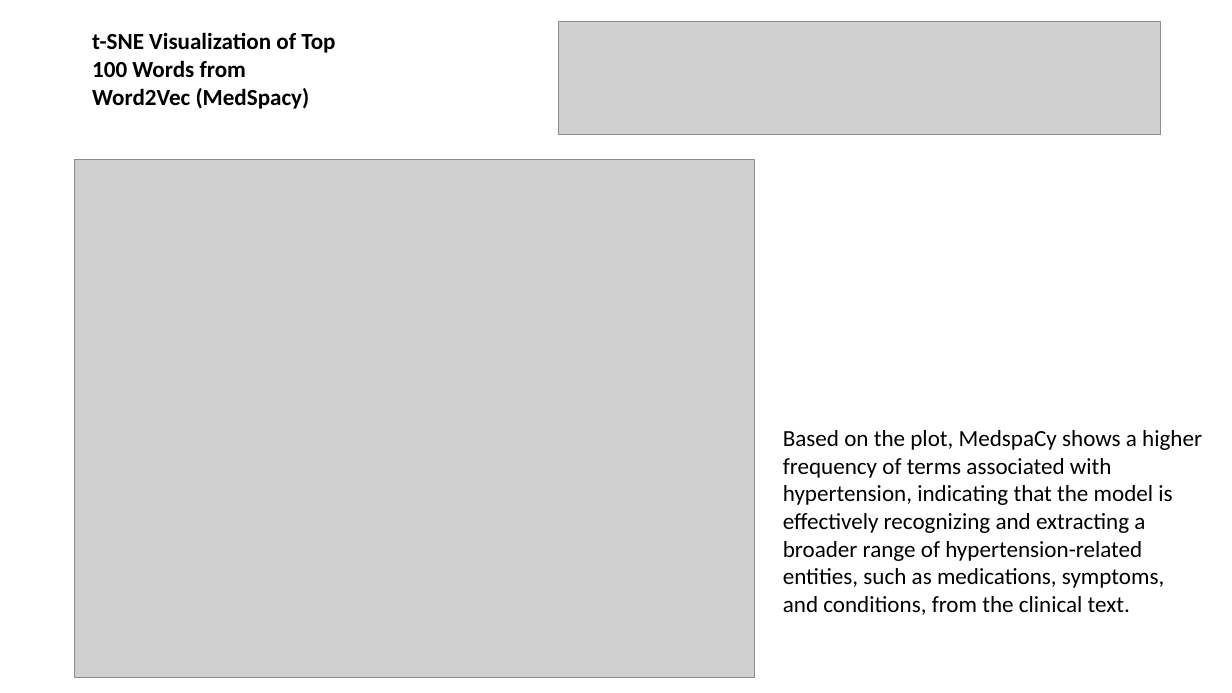
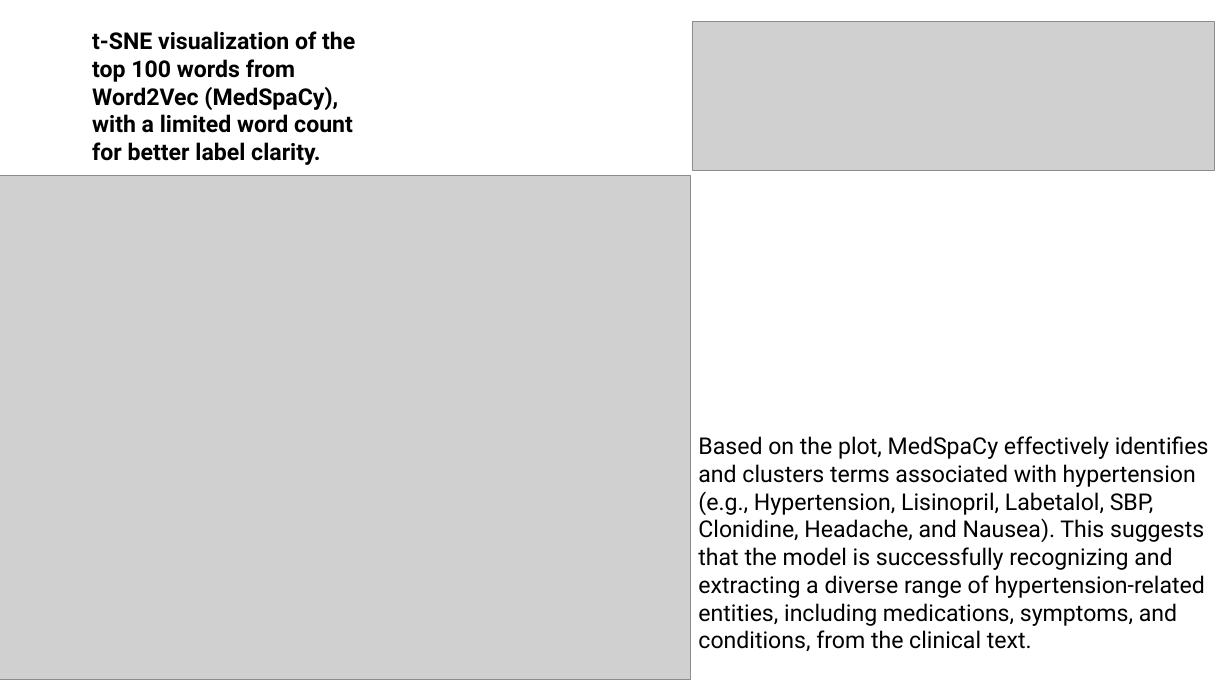
Before and after one commit to AnkitaSavaliya/AIH, a slide deck: slide 25 of MIMIC-III_NLP.pptx (slide 24 before the commit). Drawn at 1232x693 pixels with LibreOffice and Linux fonts; fonts in the diff are those of the drawing; grey boxes stand for pictures. Boxes give left, top, right and bottom in pixels: in the first picture for what was removed or moved away, otherwise in the second. Text is boxed around its words. In the diff, an @@ line names an element or a change of style, - is before the commit and + after.

```diff
--- a/MIMIC-III_NLP.pptx
+++ b/MIMIC-III_NLP.pptx
@@ picture resized from (x1=558, y1=22, x2=1161, y2=135) to (x1=693, y1=21, x2=1214, y2=170) @@
@@ text at (x1=92, y1=31, x2=355, y2=165): text changed; font Calibri to Roboto @@
-t-SNE Visualization of Top 100 Words from Word2Vec (MedSpacy)
+t-SNE visualization of the top 100 words from Word2Vec (MedSpaCy), with a limited word count for better label clarity.
@@ picture resized from (x1=75, y1=159, x2=755, y2=677) to (x1=0, y1=175, x2=690, y2=679) @@
@@ text at (x1=698, y1=436, x2=1209, y2=651): text changed; font Calibri to Roboto @@
-Based on the plot, MedspaCy shows a higher frequency of terms associated with hypertension, indicating that the model is effectively recognizing and extracting a broader range of hypertension-related entities, such as medications, symptoms, and conditions, from the clinical text.
+Based on the plot, MedSpaCy effectively identifies and clusters terms associated with hypertension (e.g., Hypertension, Lisinopril, Labetalol, SBP, Clonidine, Headache, and Nausea). This suggests that the model is successfully recognizing and extracting a diverse range of hypertension-related entities, including medications, symptoms, and conditions, from the clinical text.
```
Also in this commit, not shown: 13 other slides changed, 7 slides added, 1 slide removed, 2 other files.
